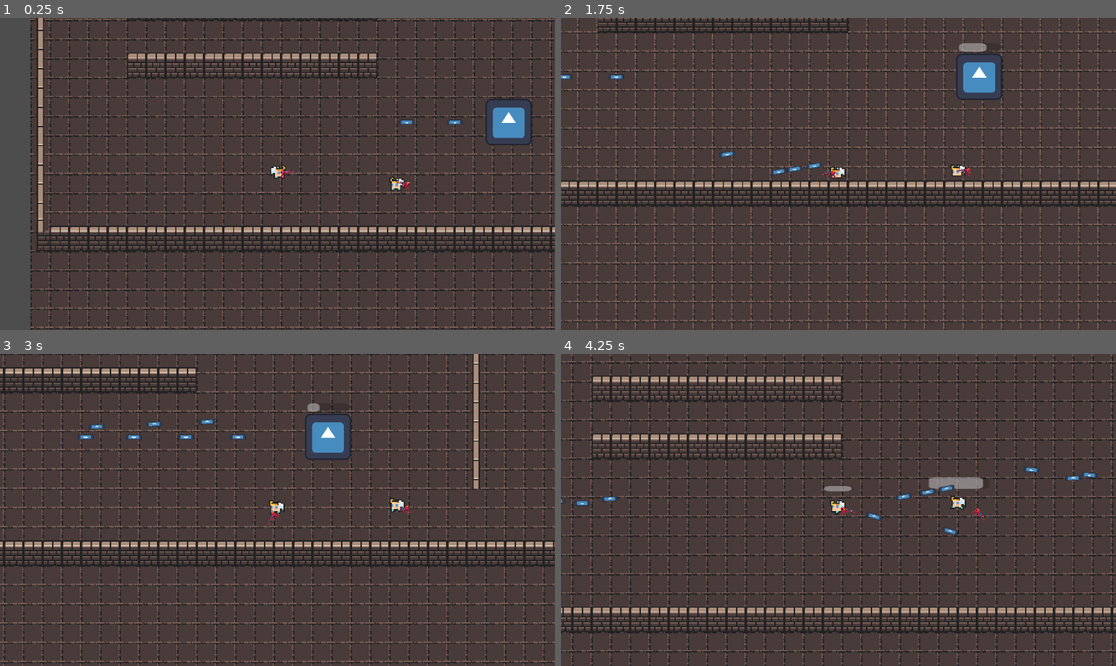
Above: before the commit, frames 1-4 (two rows, left to right).
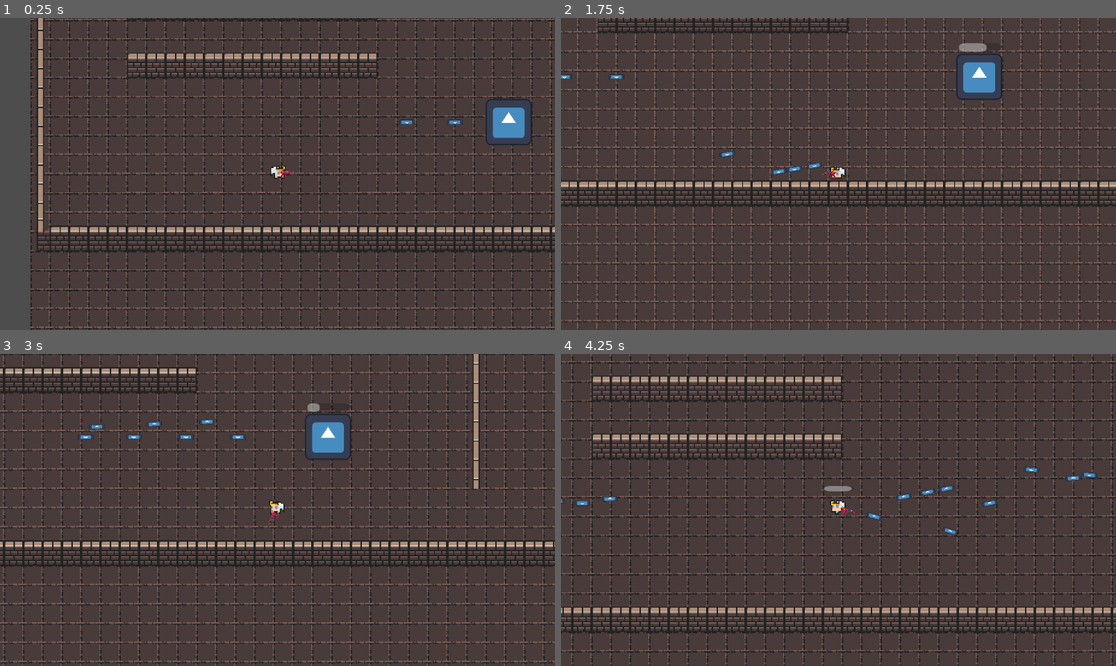
Above: after the commit, the same moments.

Repository: pabril03/ProyectoPLD
Game: Godot game, scene res://main.tscn
The game is run twice, just before and just after one commit, with the same random seed, the same clock (stepped at 60 frames per second) and the same inputs. The engine's default icon, where the game draws it, is replaced by a stand-in: a white triangle on a blue panel in a dark square.
Inputs (mouse positions are in pixels of both pictures, inside the frame that each line leads up to):
- Up to frame 1 (0.25 s): no input
- Up to frame 2 (1.75 s): move the mouse to (960, 158) at 0.52 s; hold D (right) 0.53-1.28 s; hold Right mouse button (Alter-shoot) 0.53-1.28 s; click (960, 158) at 0.8 s; move the mouse to (727, 189) at 1.27 s; hold S (down) from 1.28 s (still down); click (727, 189) at 1.35 s; right-click (727, 189) at 1.55 s
- Up to frame 3 (3 s): move the mouse to (333, 441) at 2.02 s; release S (down) at 2.03 s; hold D (right) 2.03-2.78 s; hold Right mouse button (Alter-shoot) 2.03-2.78 s; click (333, 441) at 2.3 s; move the mouse to (249, 572) at 2.77 s; hold W (up) from 2.78 s (still down); tap Space (shield) at 2.85 s
- Up to frame 4 (4.25 s): right-click (810, 572) at 3.05 s; move the mouse to (1005, 556) at 3.52 s; release W (up) at 3.53 s; press the mouse at (1005, 556) at 3.53 s; hold A (left) from 3.53 s (still down)

The runs differ from the first frame. In frame 1, 0.1% of the frame differs, in the area x 70-74%, y 50-56%; in frame 2, 0.1%; in frame 3, 0.1%; in frame 4, 0.5%, in the area x 66-79%, y 39-54%.

Commit message:
Controller added + ID fixed
Añadidos controles por mando, una feed de sucesos y arreglado un bug con los IDs de jugadores. Hay un bug al jugar con 1 mando y teclado+ratón.

Diff:
--- a/escenas/sniper.tscn
+++ b/escenas/sniper.tscn
@@ -1,6 +1,6 @@
 [gd_scene load_steps=4 format=3 uid="uid://d0jdgx6p7oksp"]
 
-[ext_resource type="PackedScene" uid="uid://bghg4cc4p4p7q" path="res://escenas/player.tscn" id="1_5cihm"]
+[ext_resource type="PackedScene" uid="uid://bghg4cc4p4p7q" path="res://player.tscn" id="1_5cihm"]
 [ext_resource type="Script" uid="uid://xe8qs2blbufx" path="res://scripts/sniper_riffle.gd" id="2_ox7qh"]
 [ext_resource type="PackedScene" uid="uid://pyqdanv2cm78" path="res://escenas/gun.tscn" id="5_0r746"]
 
@@ -17,6 +17,12 @@
 [node name="Escudo" parent="." index="4"]
 scale = Vector2(0.65, 0.65)
 
+[node name="ProgressBar" parent="." index="5"]
+offset_left = -12.0
+offset_top = -17.0
+offset_right = 13.0
+offset_bottom = -4.0
+
 [node name="Gun2" parent="." index="6" instance=ExtResource("5_0r746")]
 position = Vector2(12, 0)
 script = ExtResource("2_ox7qh")
--- a/project.godot
+++ b/project.godot
@@ -31,41 +31,49 @@
 left={
 "deadzone": 0.5,
 "events": [Object(InputEventKey,"resource_local_to_scene":false,"resource_name":"","device":0,"window_id":0,"alt_presse …(189 unchanged characters)…
+, Object(InputEventJoypadMotion,"resource_local_to_scene":false,"resource_name":"","device":-1,"axis":0,"axis_value":-1.0,"script":null)
 ]
 }
 right={
 "deadzone": 0.5,
 "events": [Object(InputEventKey,"resource_local_to_scene":false,"resource_name":"","device":-1,"window_id":0,"alt_press …(192 unchanged characters)…
+, Object(InputEventJoypadMotion,"resource_local_to_scene":false,"resource_name":"","device":-1,"axis":0,"axis_value":1.0,"script":null)
 ]
 }
 up={
 "deadzone": 0.5,
 "events": [Object(InputEventKey,"resource_local_to_scene":false,"resource_name":"","device":-1,"window_id":0,"alt_press …(192 unchanged characters)…
+, Object(InputEventJoypadMotion,"resource_local_to_scene":false,"resource_name":"","device":-1,"axis":1,"axis_value":-1.0,"script":null)
 ]
 }
 down={
 "deadzone": 0.5,
 "events": [Object(InputEventKey,"resource_local_to_scene":false,"resource_name":"","device":-1,"window_id":0,"alt_press …(192 unchanged characters)…
+, Object(InputEventJoypadMotion,"resource_local_to_scene":false,"resource_name":"","device":-1,"axis":1,"axis_value":1.0,"script":null)
 ]
 }
 shoot={
 "deadzone": 0.5,
 "events": [Object(InputEventMouseButton,"resource_local_to_scene":false,"resource_name":"","device":-1,"window_id":0,"a …(256 unchanged characters)…
+, Object(InputEventJoypadMotion,"resource_local_to_scene":false,"resource_name":"","device":-1,"axis":5,"axis_value":1.0,"script":null)
 ]
 }
 shield={
 "deadzone": 0.2,
 "events": [Object(InputEventKey,"resource_local_to_scene":false,"resource_name":"","device":-1,"window_id":0,"alt_press …(191 unchanged characters)…
+, Object(InputEventJoypadButton,"resource_local_to_scene":false,"resource_name":"","device":-1,"button_index":10,"pressure":0.0,"pressed":false,"script":null)
 ]
 }
 exit={
 "deadzone": 0.2,
 "events": [Object(InputEventKey,"resource_local_to_scene":false,"resource_name":"","device":-1,"window_id":0,"alt_press …(195 unchanged characters)…
+, Object(InputEventJoypadButton,"resource_local_to_scene":false,"resource_name":"","device":-1,"button_index":1,"pressure":0.0,"pressed":true,"script":null)
 ]
 }
 Alter-shoot={
 "deadzone": 0.2,
 "events": [Object(InputEventMouseButton,"resource_local_to_scene":false,"resource_name":"","device":-1,"window_id":0,"a …(258 unchanged characters)…
+, Object(InputEventJoypadMotion,"resource_local_to_scene":false,"resource_name":"","device":-1,"axis":4,"axis_value":1.0,"script":null)
 ]
 }
 
--- a/scripts/GameManager.gd
+++ b/scripts/GameManager.gd
@@ -3,12 +3,58 @@
 
 # Variable global para el número de jugadores
 var num_jugadores: int = 1
-var id_jugador_eliminado = -1  # Variable para almacenar el player_id del jugador eliminado
+var jugadores_eliminados: Array = [] # Guardamos los ID de los jugadores eliminnados en orden
 var jugadores: Array = []
 
-func registrar_jugador(jugador: Node) -> int:
-	jugadores.append(jugador)
+# Índices de player: 0 = jugador1, 1 = jugador2
+var device_for_player := []
+var player_devices := {}
+
+func _ready() -> void:
+		# Obtener lista de joypads conectados
+	var joypads = Input.get_connected_joypads()
+
+	if joypads.size() <= 1:
+		# Solo un mando o ninguno: player1 = KB+Mouse, player2 = mando (si hay)
+		device_for_player = []
+		device_for_player.append(null)                         # null = teclado+ratón
+
+		if joypads.size() == 1:
+			device_for_player.append(joypads[0])
+		else:
+			device_for_player.append(null)
+
+	else:
+		# Dos o más mandos: player1 = primer joystick, player2 = segundo
+		device_for_player = []
+		device_for_player.append(joypads[0])
+		device_for_player.append(joypads[1])
+	print("Asignación de dispositivos:", device_for_player)
+
+func registrar_jugador(id_jugador: int) -> void:
+	jugadores.append(id_jugador)
+
+	var joypads = Input.get_connected_joypads()
+
+	if jugadores.size() == 1:
+		if joypads.size() > 0:
+			player_devices[id_jugador] = joypads[0]
+		else:
+			player_devices[id_jugador] = null
+
+	else:
+		var device_index = jugadores.size() - 1
+		if device_index < joypads.size():
+			player_devices[id_jugador] = joypads[device_index]
+		else:
+			player_devices[id_jugador] = null
+
+	print("Jugador %d registrado con dispositivo %s" % [id_jugador, str(player_devices[id_jugador])])
+
 	return jugadores.size()  # Devuelve un player_id único (1, 2, 3, ...)
+
+func get_device_for_player(id_jugador: int) -> Variant:
+	return player_devices.get(id_jugador, null)
 
 # Método para actualizar el número de jugadores
 func set_num_jugadores(nuevo_num: int):
@@ -20,9 +66,16 @@
 
 # Método para guardar el player_id cuando un jugador muere
 func guardar_id_jugador(id: int) -> void:
-	id_jugador_eliminado = id
-	#print(id_jugador_eliminado)
+	#id_jugador_eliminado = id
+	jugadores_eliminados.append(id)
 
 # Método para obtener el player_id guardado
 func obtener_id_jugador_eliminado() -> int:
-	return id_jugador_eliminado
+	#return id_jugador_eliminado
+	if jugadores_eliminados.is_empty():
+		return -1
+
+	else:
+		var id_jugador_eliminado = jugadores_eliminados.front()
+		jugadores_eliminados.pop_front()
+		return id_jugador_eliminado
--- a/scripts/bala.gd
+++ b/scripts/bala.gd
@@ -1,7 +1,7 @@
 extends CharacterBody2D
 
 var SPEED: float = 200.0
-var dano: int = 2
+var dano: float = 2
 var num_colisiones: int = 0
 var max_colissions: int = 10
 
@@ -9,6 +9,7 @@
 var distance_traveled: float = 0.0
 var last_position: Vector2
 var shooter_id = -1
+var tipo_enemigo = null
 
 func set_speed(speed: float) -> void:
 	SPEED = speed
@@ -19,7 +20,7 @@
 func set_max_colissions(max_cols: int) -> void:
 	self.max_colissions = max_cols
 
-func get_dano() -> int:
+func get_dano() -> float:
 	return dano
 
 # Creamos una función para definir la posición de la bala al dispararla
@@ -59,7 +60,10 @@
 		var collider = colision.get_collider()
 
 		if collider.has_method("take_damage"):
-			collider.take_damage(dano)
+			if tipo_enemigo != null:
+				collider.take_damage(dano, shooter_id, tipo_enemigo)
+			else:
+				collider.take_damage(dano, shooter_id)
 			queue_free()
 
 		# Aumentamos la velocidad tras cada rebote
--- a/scripts/enemigo.gd
+++ b/scripts/enemigo.gd
@@ -5,6 +5,7 @@
 var health = 20
 const bala = preload("res://escenas/bala.tscn")
 var enemy_id: int
+var tipo_enemigo
 
 @onready var punta: Marker2D = $Marker2D
 
@@ -33,11 +34,12 @@
 	else:
 		disparo()
 
-func take_damage(amount: float) -> void:
+func take_damage(amount: float, autor: int, _aux: String = "Jugador") -> void:
 	health = clamp(health - amount, 0, max_health)
 	emit_signal("health_changed", health)
 
 	if health <= 0:
+		print("El jugador con ID: %d ha asesinado a un %s" % [autor, tipo_enemigo])
 		queue_free()
 
 func heal(amount: float) -> void:
@@ -68,6 +70,7 @@
 
 		bullet_i.velocity = Vector2.LEFT * bullet_i.SPEED
 		bullet_i.rotation_degrees = 180
+		bullet_i.tipo_enemigo = tipo_enemigo
 		get_tree().root.add_child(bullet_i)
 		puedoDisparar = false
 
@@ -100,6 +103,7 @@
 		# Consigo mismo
 		bullet_i.velocity = Vector2.LEFT * bullet_i.SPEED
 		bullet_i.rotation_degrees = 180
+		bullet_i.tipo_enemigo = tipo_enemigo
 		get_tree().root.add_child(bullet_i)
 		# Espera 0.2 segundos antes de disparar la siguiente bala
 		await get_tree().create_timer(0.2).timeout
--- a/scripts/gun.gd
+++ b/scripts/gun.gd
@@ -1,6 +1,12 @@
 extends Node2D
 
 const bala = preload("res://escenas/bala.tscn")
+const DEADZONE := 0.2
+const JOY_ID := 0 # Normalmente 0 para el primer mando conectado
+var dispositivo # null = teclado/rató, int = joy_id
+var x := Input.get_joy_axis(JOY_ID, JOY_AXIS_RIGHT_X)
+var y := Input.get_joy_axis(JOY_ID, JOY_AXIS_RIGHT_Y)
+var direccion_disparo = Vector2.ZERO
 
 @onready var punta: Marker2D = $Marker2D
 var puedoDisparar: bool = true
@@ -9,7 +15,17 @@
 
 func _process(_delta: float) -> void:
 
-	look_at(get_global_mouse_position())
+	var input_vector = Vector2.ZERO
+	if dispositivo == null:
+		look_at(get_global_mouse_position())
+
+	else:
+		input_vector.x = Input.get_joy_axis(dispositivo, JOY_AXIS_RIGHT_X)
+		input_vector.y = Input.get_joy_axis(dispositivo, JOY_AXIS_RIGHT_Y)
+
+		if input_vector.length() > DEADZONE:
+			rotation = input_vector.angle()
+			direccion_disparo = input_vector.normalized()
 
 	rotation_degrees = wrap(rotation_degrees, 0 ,360)
 	if rotation_degrees > 90 and rotation_degrees < 270:
@@ -26,7 +42,6 @@
 
 func disparo():
 	var player = get_parent()
-	#print(player.player_id)
 
 	if not puedoDisparar or player.escudo_activo:
 		return
@@ -57,8 +72,11 @@
 
 		bullet_i.global_position = punta.global_position
 		bullet_i.set_start_position(punta.global_position)
-		var direction = (get_global_mouse_position() - punta.global_position).normalized()
-		bullet_i.velocity = direction * bullet_i.SPEED
+
+		if dispositivo == null:
+			direccion_disparo = (get_global_mouse_position() - punta.global_position).normalized()
+
+		bullet_i.velocity = direccion_disparo * bullet_i.SPEED
 		bullet_i.rotation = rotation
 		get_tree().root.add_child(bullet_i)
 		puedoDisparar = false
@@ -76,7 +94,8 @@
 	# Guardamos la posición y dirección de las balas para que sigan las 3 la misma
 	# trayectoria
 	var posicion_rafaga = punta.global_position
-	var direction = (get_global_mouse_position() - posicion_rafaga).normalized()
+	if dispositivo == null:
+		direccion_disparo = (get_global_mouse_position() - punta.global_position).normalized()
 
 	for i in range(3):   # Disparara ráfagas de 3 disparos rápidos
 		var bullet_i = bala.instantiate()
@@ -101,8 +120,8 @@
 
 		bullet_i.global_position = posicion_rafaga
 		bullet_i.set_start_position(posicion_rafaga)
-		bullet_i.velocity = direction * bullet_i.SPEED
-		bullet_i.rotation = direction.angle()
+		bullet_i.velocity = direccion_disparo * bullet_i.SPEED
+		bullet_i.rotation = direccion_disparo.angle()
 		get_tree().root.add_child(bullet_i)
 		await get_tree().create_timer(0.075).timeout
 
--- a/scripts/main.gd
+++ b/scripts/main.gd
@@ -8,6 +8,7 @@
 @onready var punto_respawn_enemigo = $PuntoRespawnEnemigo
 
 var jugador: CharacterBody2D  # Referencia al jugador
+var sniper: CharacterBody2D
 var enemy: StaticBody2D # Referencia al dummy
 
 var player_respawning = false # Flag para evitar múltiples respawns
@@ -18,10 +19,14 @@
 const ENEMY_ID_START = 1000000
 var next_player_id = PLAYER_ID_START
 var next_enemy_id = ENEMY_ID_START
+var max_players = 4
 
 func get_next_player_id() -> int:
 	next_player_id += 1
-	return next_player_id
+	if next_player_id <= max_players:
+		return next_player_id
+	else:
+		return 0
 
 func get_next_enemy_id() -> int:
 	var id = next_enemy_id
@@ -34,42 +39,45 @@
 	if id_a_usar != -1:
 		# Si existe un ID guardado, lo usamos para el nuevo jugador
 		jugador = JugadorEscena.instantiate()
+		jugador.player_id = id_a_usar
 
-		jugador.player_id = id_a_usar
-		jugador.collision_layer = 1 << jugador.player_id
-		jugador.collision_mask = 1
 
-		# Limpiamos el ID guardado para no usarlo en un futuro
-		GameManager.guardar_id_jugador(-1)
 	else:
 		# Si no hay ID guardado, asignamos un nuevo ID
 		jugador = JugadorEscena.instantiate()
 		jugador.player_id = get_next_player_id()
-		jugador.collision_layer = 1 << jugador.player_id
-		jugador.collision_mask = 1
+
+		GameManager.registrar_jugador(jugador.player_id)
+
+	jugador.collision_layer = 1 << jugador.player_id
+	jugador.collision_mask = 1
 
 	# Asignamos la posición global del respawn y le añadimos un pequeño offset vertical
 	# para que no se solape con el suelo.
 	jugador.global_position = punto_respawn.global_position + Vector2(0, -20)
 	add_child(jugador)
+	print("¡Ha aparecido el soldado %d!" % [jugador.player_id])
 
 
 func spawnear_sniper() -> void:
 	var id_a_usar = GameManager.obtener_id_jugador_eliminado()
 
 	if id_a_usar != -1:
-		jugador = SniperEscena.instantiate()
-		jugador.player_id = id_a_usar
-		GameManager.guardar_id_jugador(-1)
+		sniper = SniperEscena.instantiate()
+		sniper.player_id = id_a_usar
+
 	else:
-		jugador = SniperEscena.instantiate()
-		jugador.player_id = get_next_player_id()
+		sniper = SniperEscena.instantiate()
+		sniper.player_id = get_next_player_id()
+
 	# Igualamos capas y máscaras si lo necesitas:
-	jugador.collision_layer = 1 << jugador.player_id
-	jugador.collision_mask  = 1
+	sniper.collision_layer = 1 << sniper.player_id
+	sniper.collision_mask  = 1
+	GameManager.registrar_jugador(sniper.player_id)
 
-	jugador.global_position = punto_respawn.global_position + Vector2(100, -10)
-	add_child(jugador)
+	sniper.global_position = punto_respawn.global_position + Vector2(100, -10)
+	add_child(sniper)
+	print("¡Ha aparecido el sniper %d!" % [sniper.player_id])
 
 
 func spawnear_dummy():
@@ -78,11 +86,15 @@
 
 	# Asigna la posición global del spawn, con un pequeño offset si lo necesitas.
 	enemy.global_position = punto_respawn_enemigo.global_position + Vector2(0, -10)
+	enemy.tipo_enemigo = "Dummy"
 	add_child(enemy)
 
 func _ready():
+	var devices = Input.get_connected_joypads()
+	for id in devices:
+		print("Mando detectado en slot:", id, "-", Input.get_joy_name(id))
 	spawnear_jugador()
-	spawnear_sniper()
+	#spawnear_sniper()
 	spawnear_dummy()
 
 func _process(_delta: float) -> void:
@@ -90,8 +102,13 @@
 		player_respawning = true
 		await get_tree().create_timer(2.0).timeout  # Espera 2 segundos antes del respawn
 		spawnear_jugador()
+		player_respawning = false
+
+	if not is_instance_valid(sniper) and not sniper_respawning and (Input.get_connected_joypads().size() > 1):
+		sniper_respawning = true
+		await get_tree().create_timer(2.0).timeout  # Espera 2 segundos antes del respawn
 		spawnear_sniper()
-		player_respawning = false
+		sniper_respawning = false
 
 	if not is_instance_valid(enemy) and not enemy_respawning:
 		enemy_respawning = true
--- a/scripts/player.gd
+++ b/scripts/player.gd
@@ -9,19 +9,18 @@
 
 signal health_changed(new_health)
 
-
 @onready var animaciones:AnimatedSprite2D = $AnimatedSprite2D
 @onready var escudo = $Escudo
 @onready var escudo_sprite = $Escudo/Sprite2D
+@onready var arma = $Gun
 
 
 func _ready():
 	emit_signal("health_changed", health)
 	#Nuevas funciones para registrar jugador en el juego (sirve para colisiones)
-	GameManager.registrar_jugador(self)
 	collision_mask = 1
 	escudo.escudo_id = player_id
-
+	arma.dispositivo = GameManager.get_device_for_player(player_id) # null = teclado/rató, int = joy_id
 
 func get_shooter_id() -> int:
 	return player_id
@@ -29,7 +28,7 @@
 func get_escudo_activo() -> bool:
 	return escudo_activo
 
-func take_damage(amount: float) -> void:
+func take_damage(amount: float, autor: int, tipo_enemigo: String = "Jugador") -> void:
 	health = clamp(health - amount, 0, max_health)
 	emit_signal("health_changed", health)
 
@@ -37,9 +36,15 @@
 		# Guardamos el player_id antes de eliminar al jugador
 		var id_guardado = player_id
 
-		queue_free()
 		# Guardamos el player_id en GameManager para que pueda ser utilizado al respawnear
 		GameManager.guardar_id_jugador(id_guardado)
+
+		if tipo_enemigo == "Jugador":
+			print("Jugador con ID: %d ha asesinado al jugador con ID: %d" % [autor, player_id])
+
+		else:
+			print("¡El jugador %d ha sido víctima de %s!" % [player_id, tipo_enemigo])
+		queue_free()
 
 func heal(amount: float) -> void:
 	health = clamp(health + amount, 0, max_health)
